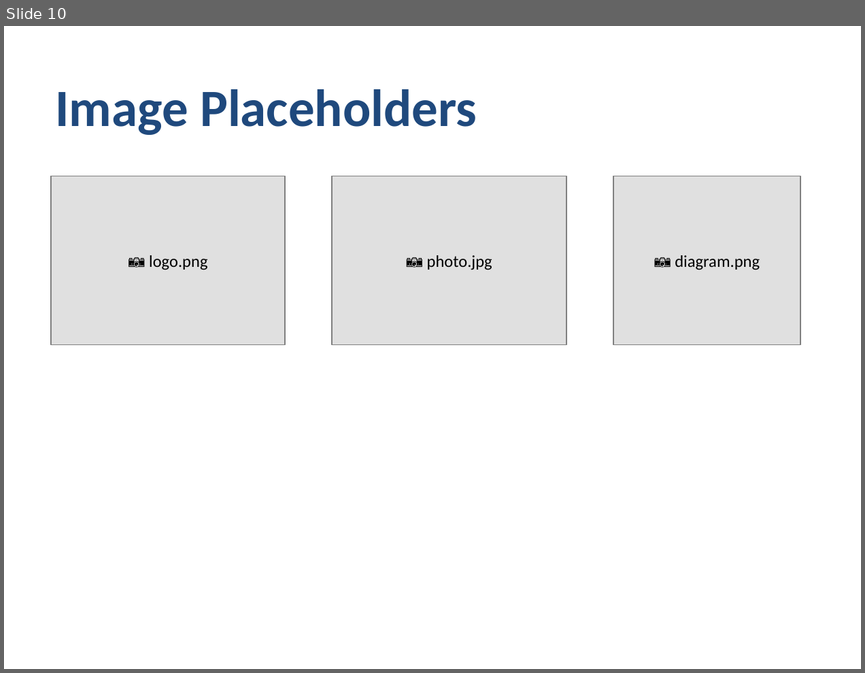
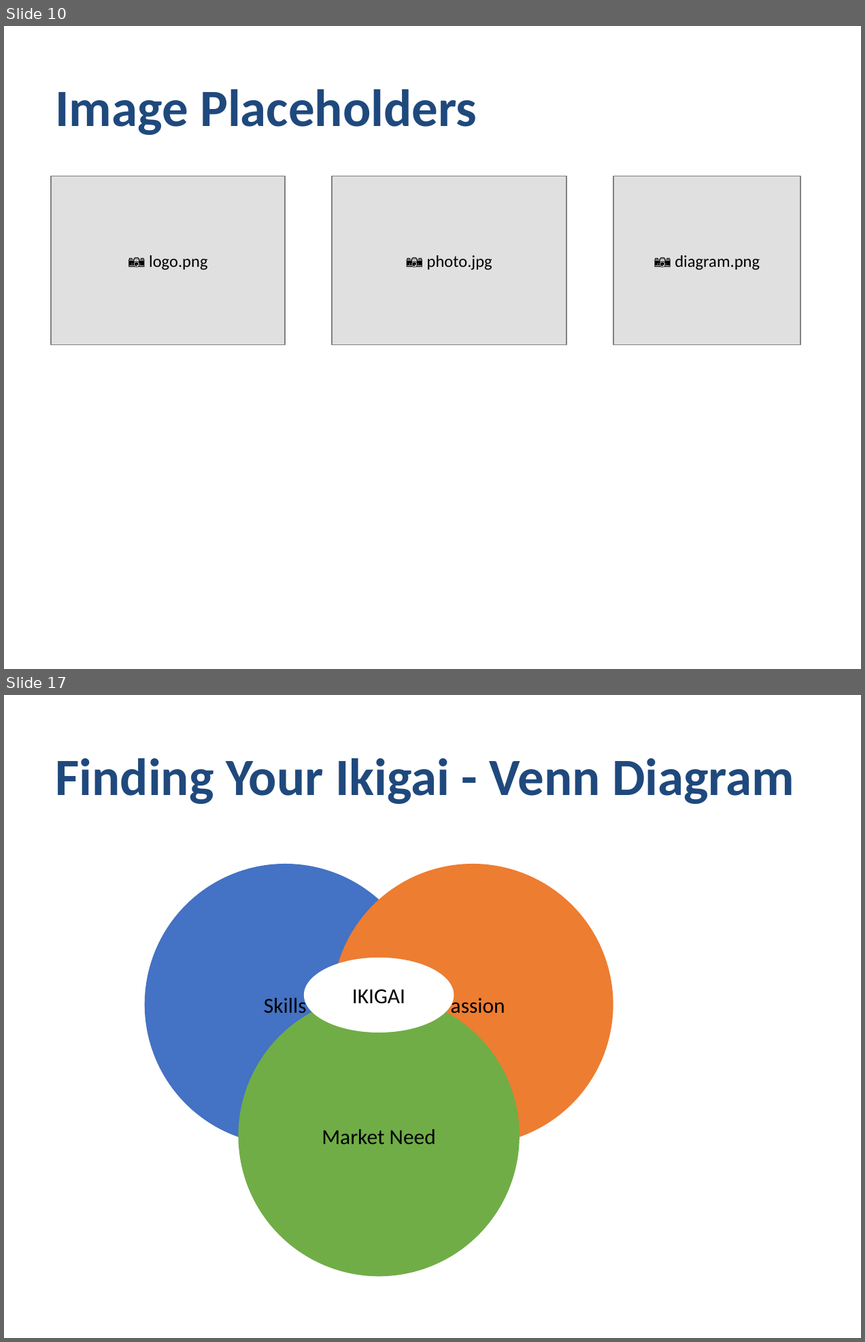
Before and after one commit to awol2005ex/ppt-rs, a slide deck: comprehensive_demo.pptx. Shown one above the other, each under a label of ours: slide 10 before the commit, slides 10 and 17 after it; the slides between them are not shown. The pictures are 865x673 and 865x1342 pixels, drawn with LibreOffice and Linux fonts; fonts in the diff are those of the drawing. Boxes give left, top, right and bottom in pixels: in the first picture for what was removed or moved away, otherwise in the second. Text is boxed around its words. In the diff, an @@ line names an element or a change of style, - is before the commit and + after.

```diff
--- a/comprehensive_demo.pptx
+++ b/comprehensive_demo.pptx
@@ slide 17 added at bbox=[4, 695, 861, 1338], background #FFFFFF @@
@@ text added at bbox=[55, 758, 794, 804], 44 pt, text #1F497D, bold @@
+Finding Your Ikigai - Venn Diagram
@@ ellipse added at bbox=[145, 864, 426, 1145], fill #4472C4, 18 pt, text #000000 @@
+Skills
@@ ellipse added at bbox=[332, 864, 613, 1145], fill #ED7D31, 18 pt, text #000000 @@
+Passion
@@ ellipse added at bbox=[304, 957, 454, 1032], fill #FFFFFF, 18 pt, text #000000 @@
+IKIGAI
@@ ellipse added at bbox=[238, 995, 519, 1276], fill #70AD47, 18 pt, text #000000 @@
+Market Need
```
Also in this commit, not shown: 9 other slides added, 14 other files.
